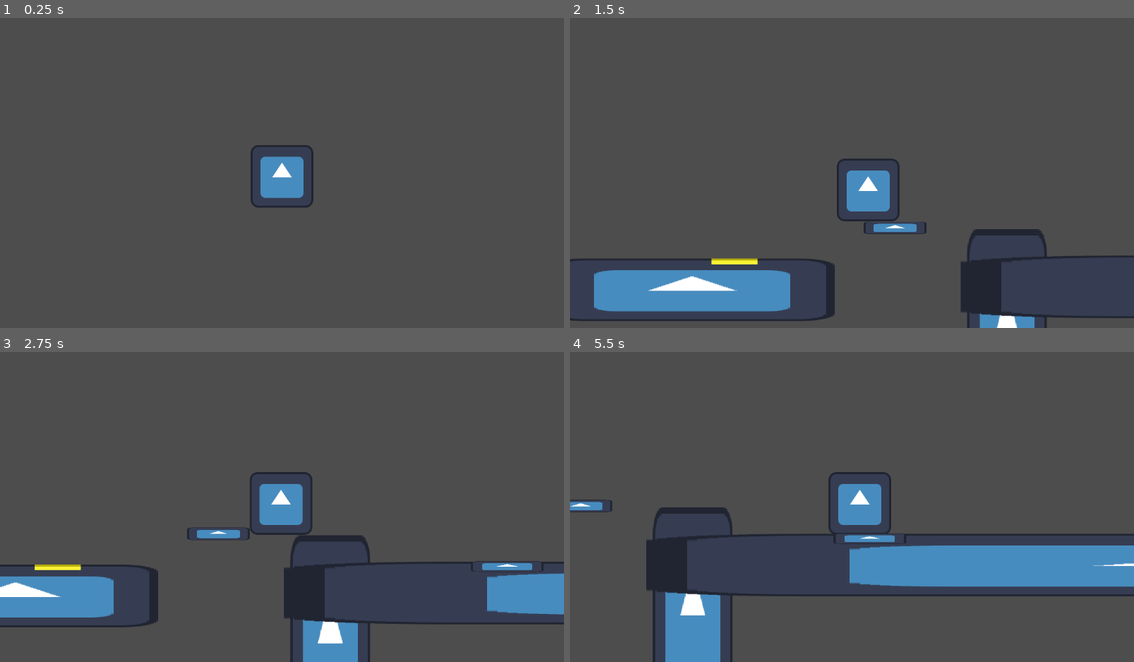
Above: before the commit, frames 1-4 (two rows, left to right).
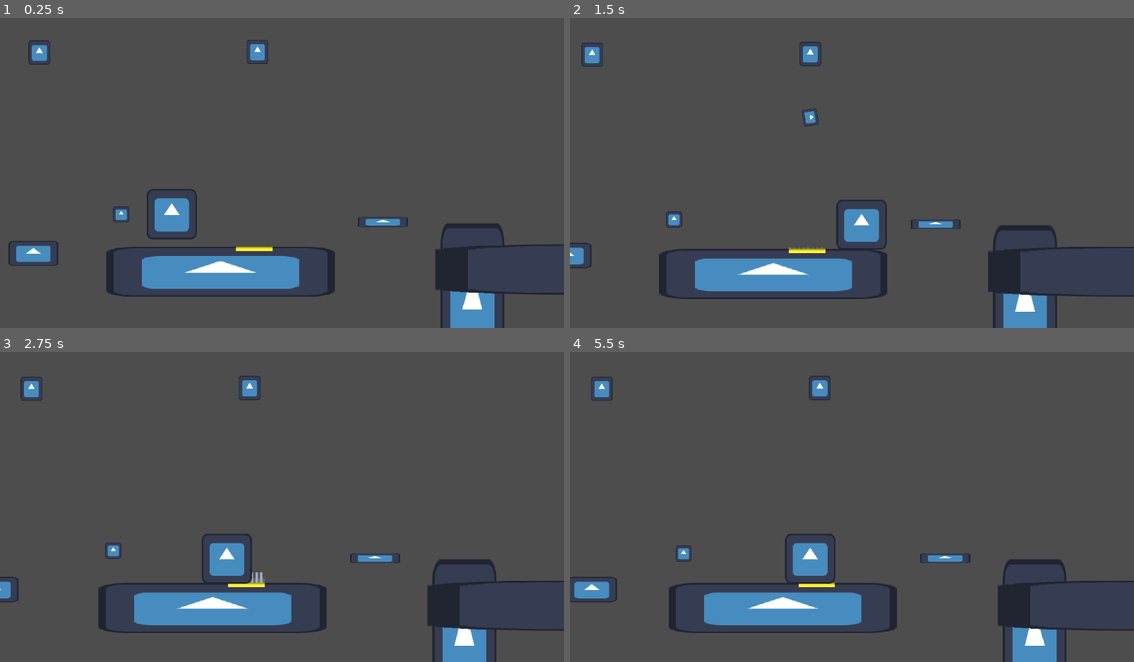
Above: after the commit, the same moments.

Repository: dudualbertti/caverna_de_eldoria
Game: Godot game, scene res://Scenes/main.tscn
The game is run twice, just before and just after one commit, with the same random seed, the same clock (stepped at 60 frames per second) and the same inputs. The engine's default icon, where the game draws it, is replaced by a stand-in: a white triangle on a blue panel in a dark square.
Inputs:
- Up to frame 1 (0.25 s): no input
- Up to frame 2 (1.5 s): hold D (right) from 0.53 s (still down); tap W (jump) at 0.77 s
- Up to frame 3 (2.75 s): tap W (jump) at 1.52 s; release D (right) at 2.03 s; hold A (left) from 2.03 s (still down)
- Up to frame 4 (5.5 s): release A (left) at 2.78 s; hold D (right) 2.78-4.28 s; tap W (jump) at 3.02, 3.77, 4.52 s; hold A (left) 4.28-5.03 s; hold D (right) from 5.03 s (still down)

The runs differ from the first frame. In frame 1, 9.4% of the frame differs, in the area x 1-100%, y 7-100%; in frame 2, 13%; in frame 3, 17%; in frame 4, 19%, in the area x 0-100%, y 7-100%.

Commit message:
Pedras caindo e cristais adicionados

Diff:
--- /dev/null
+++ b/caverna_eldoria/Scenes/cristal.tscn
@@ -0,0 +1,21 @@
+[gd_scene load_steps=4 format=3 uid="uid://5li1apa3xwkt"]
+
+[ext_resource type="Script" uid="uid://bnr0rf1h7d5fp" path="res://Scripts/cristal.gd" id="1_8vk1n"]
+[ext_resource type="Texture2D" uid="uid://cw37pexk0nbvm" path="res://icon.svg" id="1_bcr6x"]
+
+[sub_resource type="CircleShape2D" id="CircleShape2D_bcr6x"]
+radius = 19.0263
+
+[node name="cristal" type="Node2D"]
+script = ExtResource("1_8vk1n")
+
+[node name="Sprite2D" type="Sprite2D" parent="."]
+scale = Vector2(0.316888, 0.316888)
+texture = ExtResource("1_bcr6x")
+
+[node name="Area2D" type="Area2D" parent="."]
+
+[node name="CollisionShape2D" type="CollisionShape2D" parent="Area2D"]
+shape = SubResource("CircleShape2D_bcr6x")
+
+[connection signal="body_entered" from="Area2D" to="." method="_on_area_2d_body_entered"]
--- a/caverna_eldoria/Scenes/main.tscn
+++ b/caverna_eldoria/Scenes/main.tscn
@@ -6,6 +6,8 @@
 [ext_resource type="PackedScene" uid="uid://n64wnhxvm54y" path="res://Scenes/plataforma_quebrar.tscn" id="4_jjvhh"]
 [ext_resource type="PackedScene" uid="uid://cptdsd35eeueu" path="res://Scenes/plataforma_movel.tscn" id="5_kry3j"]
 [ext_resource type="PackedScene" uid="uid://d1ahvriq0mi4i" path="res://Scenes/espinhos.tscn" id="6_21xkr"]
+[ext_resource type="PackedScene" uid="uid://5li1apa3xwkt" path="res://Scenes/cristal.tscn" id="7_6bp64"]
+[ext_resource type="PackedScene" uid="uid://6tfsarkw8wka" path="res://Scenes/pedra_spawner.tscn" id="8_344ge"]
 
 [sub_resource type="RectangleShape2D" id="RectangleShape2D_jjvhh"]
 size = Vector2(577, 20)
@@ -15,10 +17,8 @@
 
 [node name="Node2D" type="Node2D"]
 
-[node name="CharacterBody2D" parent="." instance=ExtResource("2_8gbba")]
-position = Vector2(120, -847)
-
 [node name="StaticBody2D" type="StaticBody2D" parent="."]
+position = Vector2(438, 0)
 
 [node name="CollisionShape2D" type="CollisionShape2D" parent="StaticBody2D"]
 position = Vector2(104.5, 244)
@@ -49,16 +49,33 @@
 shape = SubResource("RectangleShape2D_bo1nx")
 
 [node name="poco_lama" parent="." instance=ExtResource("3_8gbba")]
-position = Vector2(1110, 225)
+position = Vector2(1548, 225)
 scale = Vector2(7.44002, 3.6)
 
 [node name="plataforma_quebrar" parent="." instance=ExtResource("4_jjvhh")]
-position = Vector2(520, 156)
+position = Vector2(958, 156)
 
 [node name="Plataforma" parent="." instance=ExtResource("5_kry3j")]
-position = Vector2(-363, 217)
+position = Vector2(75, 217)
 offset = Vector2(-100, 0)
 
 [node name="Node2D" parent="." instance=ExtResource("6_21xkr")]
-position = Vector2(192, 232)
+position = Vector2(630, 232)
 scale = Vector2(5.84, 3.76)
+
+[node name="cristal" parent="." instance=ExtResource("7_6bp64")]
+position = Vector2(290, 142)
+offset = Vector2(0, 15)
+duration = 1.0
+
+[node name="Player" parent="." instance=ExtResource("2_8gbba")]
+position = Vector2(419, 115)
+
+[node name="pedra_spawner" parent="." instance=ExtResource("8_344ge")]
+position = Vector2(1531, -264)
+
+[node name="pedra_spawner2" parent="." instance=ExtResource("8_344ge")]
+position = Vector2(638, -266)
+
+[node name="pedra_spawner3" parent="." instance=ExtResource("8_344ge")]
+position = Vector2(81, -264)
--- /dev/null
+++ b/caverna_eldoria/Scenes/pedra.tscn
@@ -0,0 +1,27 @@
+[gd_scene load_steps=4 format=3 uid="uid://gmd5i446qnvd"]
+
+[ext_resource type="Texture2D" uid="uid://cw37pexk0nbvm" path="res://icon.svg" id="1_eitgx"]
+[ext_resource type="Script" uid="uid://cgy2kx8wxqbbb" path="res://Scripts/pedra.gd" id="1_sljdl"]
+
+[sub_resource type="CircleShape2D" id="CircleShape2D_eitgx"]
+radius = 21.0238
+
+[node name="pedra" type="Node2D"]
+script = ExtResource("1_sljdl")
+
+[node name="Sprite2D" type="Sprite2D" parent="."]
+scale = Vector2(0.331802, 0.29848)
+texture = ExtResource("1_eitgx")
+
+[node name="Area2D" type="Area2D" parent="."]
+
+[node name="CollisionShape2D" type="CollisionShape2D" parent="Area2D"]
+shape = SubResource("CircleShape2D_eitgx")
+
+[node name="Timer" type="Timer" parent="."]
+wait_time = 2.0
+one_shot = true
+autostart = true
+
+[connection signal="body_entered" from="Area2D" to="." method="_on_area_2d_body_entered"]
+[connection signal="timeout" from="Timer" to="." method="_on_timer_timeout"]
--- /dev/null
+++ b/caverna_eldoria/Scenes/pedra_spawner.tscn
@@ -0,0 +1,17 @@
+[gd_scene load_steps=3 format=3 uid="uid://6tfsarkw8wka"]
+
+[ext_resource type="Script" uid="uid://blvaej2rys6wv" path="res://Scripts/pedra_spawner.gd" id="1_6ukkk"]
+[ext_resource type="Texture2D" uid="uid://cw37pexk0nbvm" path="res://icon.svg" id="2_vgr7y"]
+
+[node name="pedra_spawner" type="Node2D"]
+script = ExtResource("1_6ukkk")
+
+[node name="Sprite2D" type="Sprite2D" parent="."]
+scale = Vector2(0.430631, 0.484602)
+texture = ExtResource("2_vgr7y")
+
+[node name="DropPedraTimer" type="Timer" parent="."]
+wait_time = 0.05
+one_shot = true
+
+[connection signal="timeout" from="DropPedraTimer" to="." method="_on_drop_pedra_timer_timeout"]
--- a/caverna_eldoria/Scenes/player.tscn
+++ b/caverna_eldoria/Scenes/player.tscn
@@ -6,7 +6,7 @@
 [sub_resource type="RectangleShape2D" id="RectangleShape2D_cvnsp"]
 size = Vector2(128, 128)
 
-[node name="CharacterBody2D" type="CharacterBody2D"]
+[node name="Player" type="CharacterBody2D"]
 script = ExtResource("1_cvnsp")
 metadata/_edit_lock_ = true
 
@@ -18,6 +18,10 @@
 
 [node name="Camera2D" type="Camera2D" parent="."]
 scale = Vector2(0.795, 0.795)
+zoom = Vector2(0.8, 0.8)
+limit_left = 0
+limit_bottom = 434
+limit_smoothed = true
 position_smoothing_enabled = true
 position_smoothing_speed = 10.0
 
--- /dev/null
+++ b/caverna_eldoria/Scripts/cristal.gd
@@ -0,0 +1,23 @@
+extends Node2D
+
+@export var offset = Vector2(0, -320)
+@export var duration = 5.0
+
+@onready var sprite_2d: Sprite2D = $Sprite2D
+
+var tween : Tween
+
+func _ready():
+	start_tween()
+
+func start_tween():
+	tween = get_tree().create_tween().set_process_mode(Tween.TWEEN_PROCESS_PHYSICS)
+	tween.set_loops().set_parallel(false)
+	tween.tween_property(sprite_2d, "position", offset, duration / 2).set_ease(Tween.EASE_IN_OUT).set_trans(Tween.TRANS_SINE)
+	tween.tween_property(sprite_2d, "position", Vector2.ZERO, duration / 2).set_ease(Tween.EASE_IN_OUT).set_trans(Tween.TRANS_SINE)
+
+
+func _on_area_2d_body_entered(body: Node2D) -> void:
+	if body.has_method("Player"):
+		tween.kill()
+		queue_free()
--- /dev/null
+++ b/caverna_eldoria/Scripts/pedra.gd
@@ -0,0 +1,22 @@
+extends Node2D
+
+@onready var sprite_2d: Sprite2D = $Sprite2D
+var angular_speed = PI
+
+var grav = 0.4
+var vspd = 0
+
+func _physics_process(delta: float) -> void:
+	rotation += angular_speed * delta
+
+	vspd += grav
+
+	position.y += vspd + grav
+
+
+func _on_timer_timeout() -> void:
+	queue_free()
+
+
+func _on_area_2d_body_entered(body: Node2D) -> void:
+	queue_free()
--- /dev/null
+++ b/caverna_eldoria/Scripts/pedra_spawner.gd
@@ -0,0 +1,23 @@
+extends Node2D
+
+@onready var drop_pedra_timer: Timer = $DropPedraTimer
+
+var pedra_scene = preload("res://Scenes/pedra.tscn")
+var can_spawn = true
+
+func _process(delta: float) -> void:
+	var player = get_parent().get_node("Player")
+
+	var distance_to_player = abs(player.position.x - position.x)
+
+	if  distance_to_player < 80:
+		if can_spawn:
+			can_spawn = false
+			drop_pedra_timer.start()
+	else:
+		pass
+
+
+func _on_drop_pedra_timer_timeout() -> void:
+	var pedra = pedra_scene.instantiate()
+	call_deferred("add_child",pedra)
--- a/caverna_eldoria/Scripts/player.gd
+++ b/caverna_eldoria/Scripts/player.gd
@@ -3,7 +3,7 @@
 const MAX_SPEED = 400.0
 var speed = MAX_SPEED
 
-var velocity_change_speed = 35
+var velocity_change_speed = 40
 
 var jump_velocity = -500
 var gravity = 15
--- a/caverna_eldoria/Scripts/poco_lama.gd
+++ b/caverna_eldoria/Scripts/poco_lama.gd
@@ -1,14 +1,4 @@
 extends Node2D
-
-
-# Called when the node enters the scene tree for the first time.
-func _ready() -> void:
-	pass # Replace with function body.
-
-
-# Called every frame. 'delta' is the elapsed time since the previous frame.
-func _process(delta: float) -> void:
-	pass
 
 
 func _on_area_2d_body_entered(body: Node2D) -> void:
Not shown: 1 places in caverna_eldoria/Scenes/main.tscn that only renumber resources
Not shown, added: caverna_eldoria/Scripts/cristal.gd.uid
Not shown, added: caverna_eldoria/Scripts/pedra.gd.uid
Not shown, added: caverna_eldoria/Scripts/pedra_spawner.gd.uid
